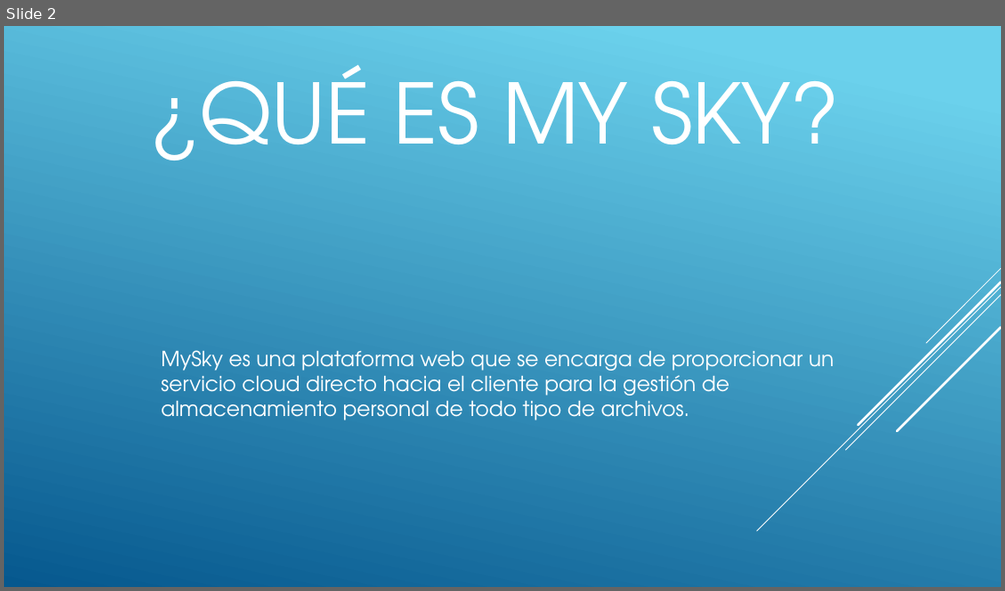
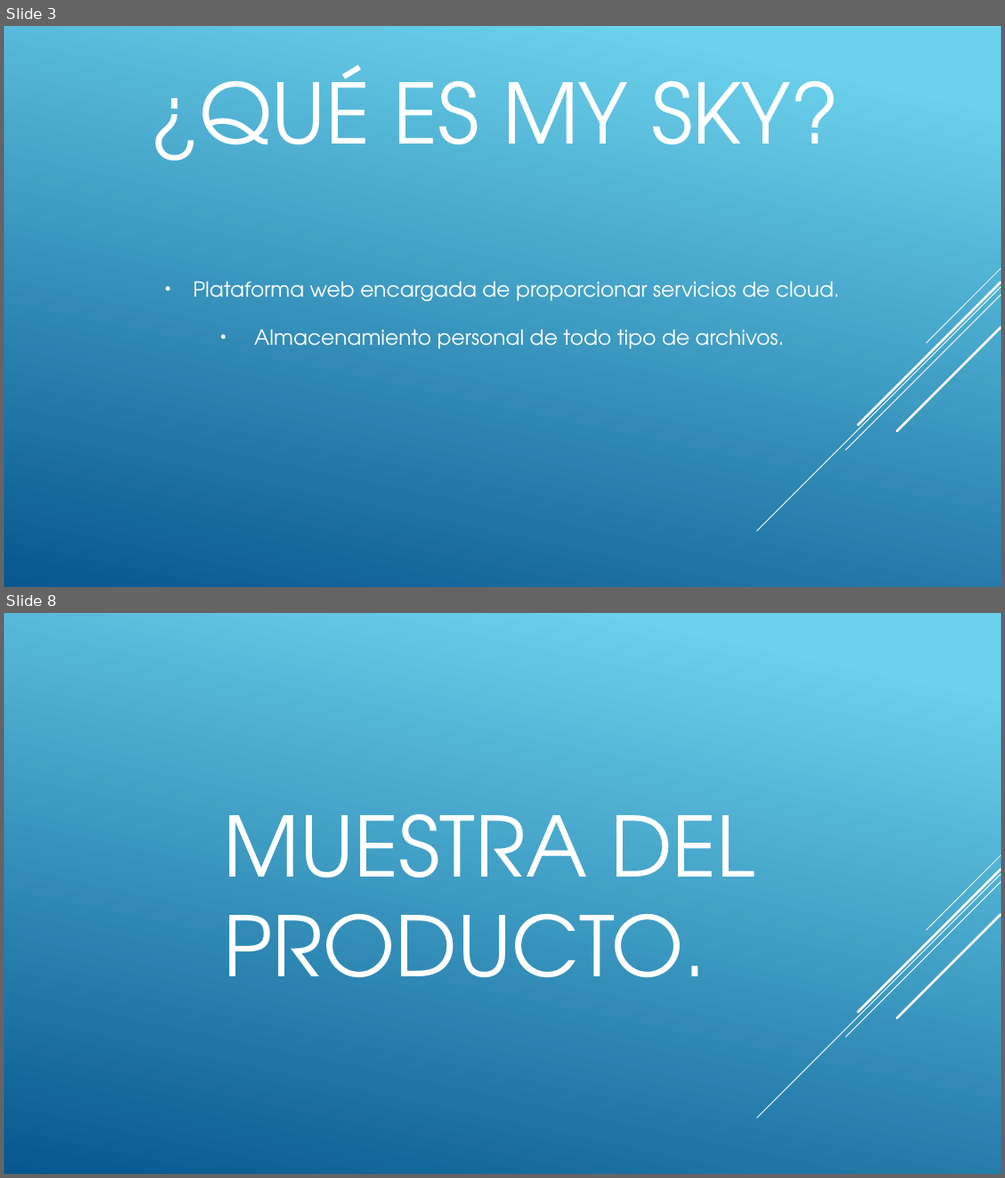
Before and after one commit to JvRdgz/Home-cloud-lite, a slide deck: doc/Presentación/Defensa.pptx. Shown one above the other, each under a label of ours: slide 2 before the commit, slides 3 and 8 after it; the slides between them are not shown. The pictures are 1005x591 and 1005x1178 pixels, drawn with LibreOffice and Linux fonts; fonts in the diff are those of the drawing. Boxes give left, top, right and bottom in pixels: in the first picture for what was removed or moved away, otherwise in the second. Text is boxed around its words. In the diff, an @@ line names an element or a change of style, - is before the commit and + after.

```diff
--- a/doc/Presentación/Defensa.pptx
+++ b/doc/Presentación/Defensa.pptx
@@ slide 8 added at (4,613,1001,1174), background gradient #6ED2EB to #06588E; not listed: 5 template elements that a slide beside it also shows @@
@@ title added at (224,814,755,977), 80 pt, text #FFFFFF @@
+MUESTRA DEL PRODUCTO.
@@ what was slide 2 is now slide 3 @@
@@ slide 3 changed as well @@
@@ text at (193,281,840,349): text changed @@
-MySky es una plataforma web que se encarga de proporcionar un servicio cloud directo hacia el cliente para la gestión de almacenamiento personal de todo tipo de archivos.
+• Plataforma web encargada de proporcionar servicios de cloud.
+• Almacenamiento personal de todo tipo de archivos.
```
Also in this commit, not shown: 1 other slide changed, 5 other slides added, 2 slides removed.
